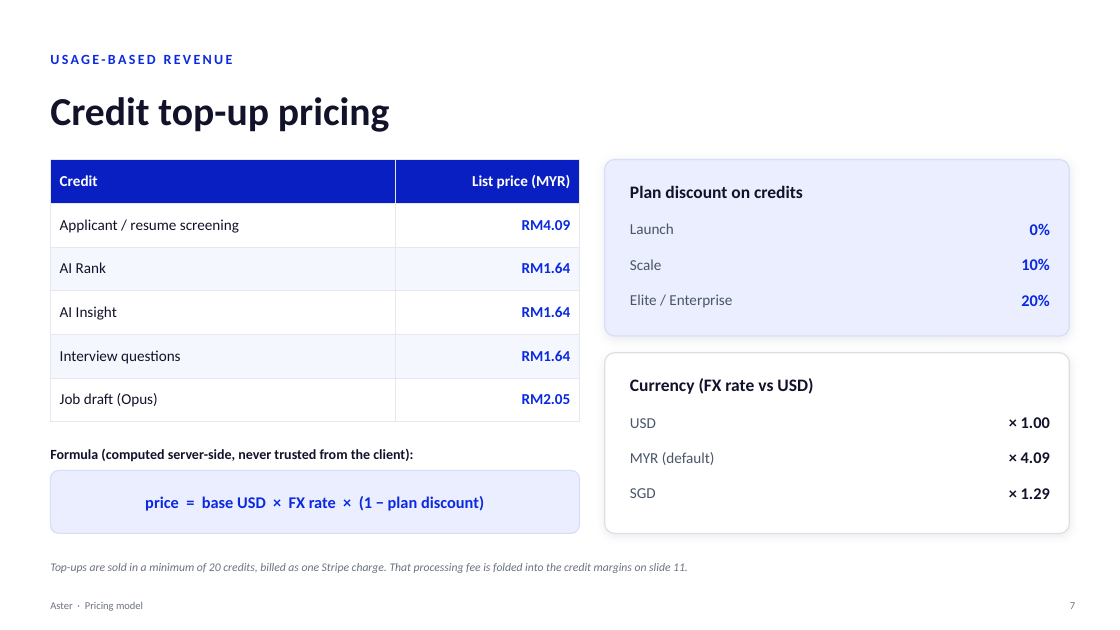
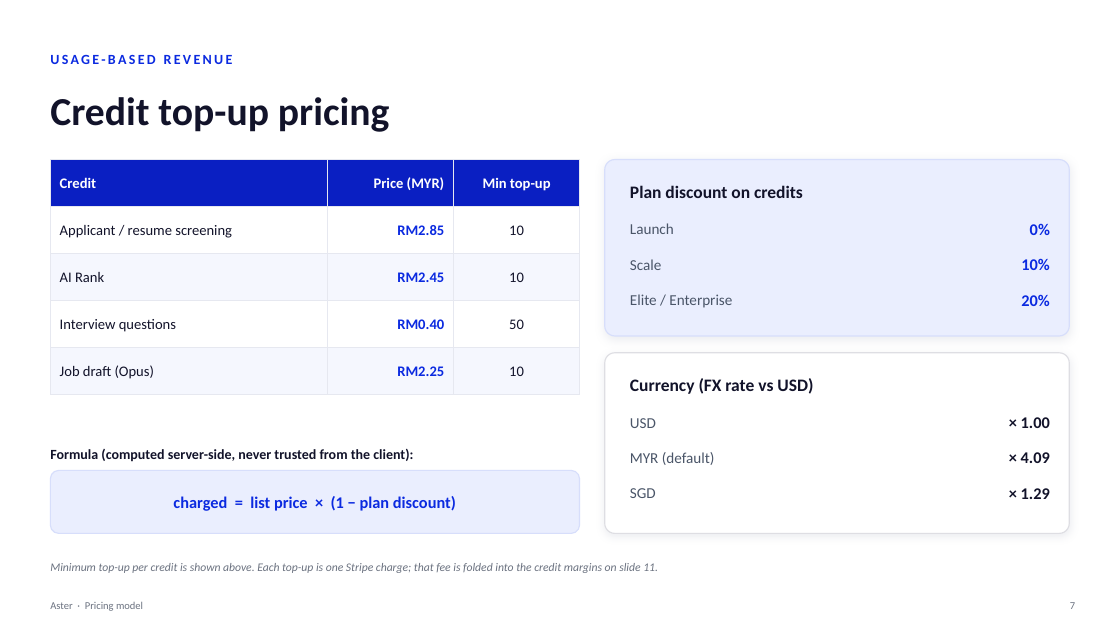
Before and after one commit to shahramly83/aster, a slide deck: slide 7 of docs/aster-pricing.pptx. Drawn at 1120x630 pixels with LibreOffice and Linux fonts; fonts in the diff are those of the drawing. Boxes give left, top, right and bottom in pixels: in the first picture for what was removed or moved away, otherwise in the second. Text is boxed around its words. In the diff, an @@ line names an element or a change of style, - is before the commit and + after.

```diff
--- a/docs/aster-pricing.pptx
+++ b/docs/aster-pricing.pptx
@@ table at (50, 160, 580, 383) @@
-Credit | List price (MYR)
-Applicant / resume screening | RM4.09
-AI Rank | RM1.64
-AI Insight | RM1.64
-Interview questions | RM1.64
-Job draft (Opus) | RM2.05
+Credit | Price (MYR) | Min top-up
+Applicant / resume screening | RM2.85 | 10
+AI Rank | RM2.45 | 10
+Interview questions | RM0.40 | 50
+Job draft (Opus) | RM2.25 | 10
@@ text at (173, 496, 456, 511): text changed @@
-price = base USD × FX rate × (1 − plan discount)
+charged = list price × (1 − plan discount)
@@ text at (50, 563, 658, 573): text changed @@
-Top-ups are sold in a minimum of 20 credits, billed as one Stripe charge. That processing fee is folded into the credit margins on slide 11.
+Minimum top-up per credit is shown above. Each top-up is one Stripe charge; that fee is folded into the credit margins on slide 11.
```
Also in this commit, not shown: 4 other slides changed.
